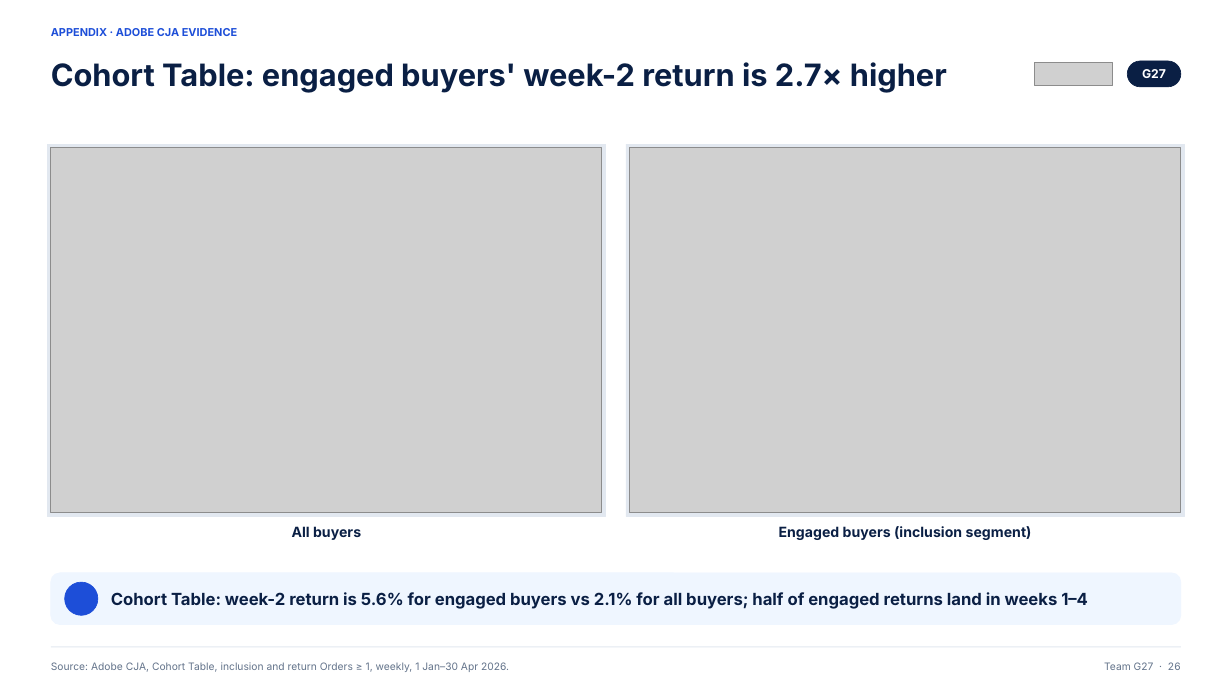
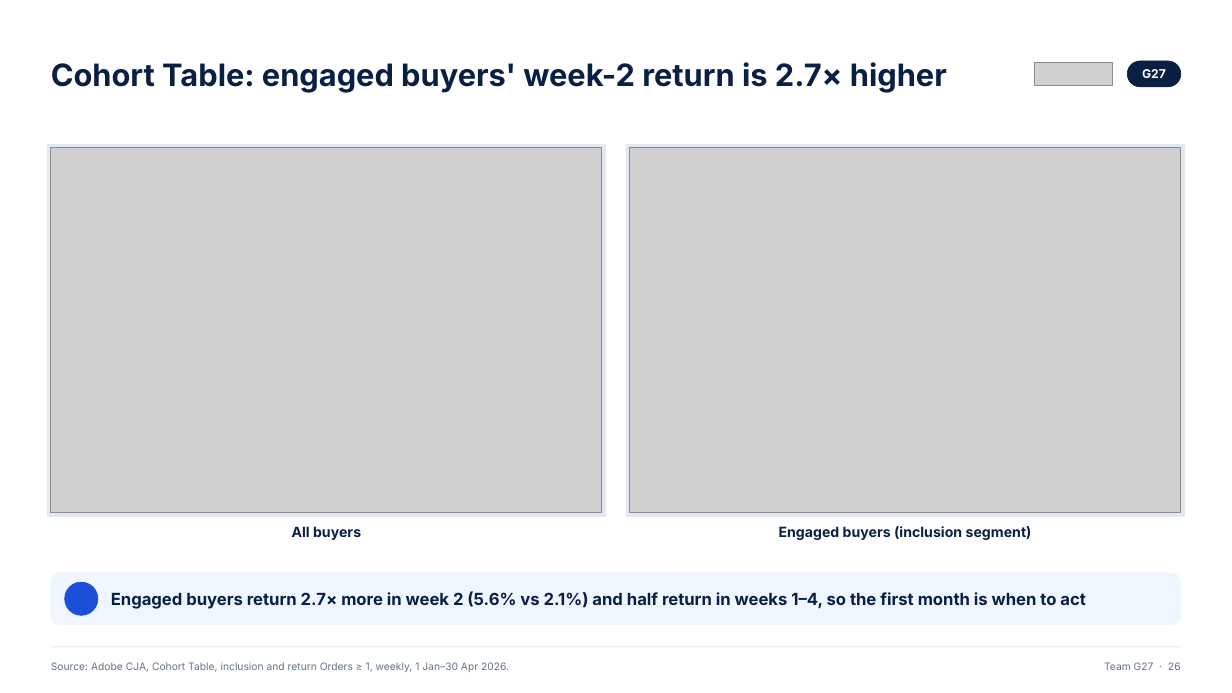
Before and after one commit to ANNYM25/Quince, a slide deck: slide 26 of deck/Team G27.pptx. Drawn at 1232x693 pixels with LibreOffice and Linux fonts; fonts in the diff are those of the drawing; grey boxes stand for pictures; background and template pictures are left out. Boxes give left, top, right and bottom in pixels: in the first picture for what was removed or moved away, otherwise in the second. Text is boxed around its words. In the diff, an @@ line names an element or a change of style, - is before the commit and + after.

```diff
--- a/deck/Team G27.pptx
+++ b/deck/Team G27.pptx
@@ text removed at <box>51,28,237,36</box> @@
-APPENDIX · ADOBE CJA EVIDENCE
@@ text at <box>111,591,1086,609</box>: text changed @@
-Cohort Table: week-2 return is 5.6% for engaged buyers vs 2.1% for all buyers; half of engaged returns land in weeks 1–4
+Engaged buyers return 2.7× more in week 2 (5.6% vs 2.1%) and half return in weeks 1–4, so the first month is when to act
```
Also in this commit, not shown: 26 other slides changed, 3 other files.
